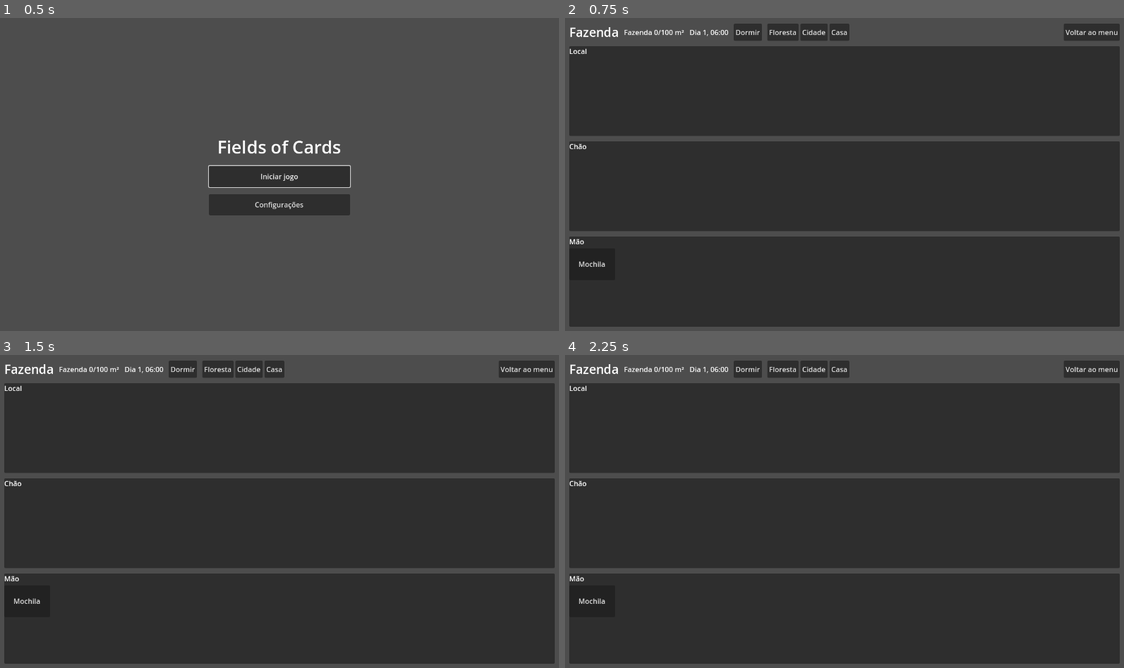
Above: before the commit, frames 1-4 (two rows, left to right).
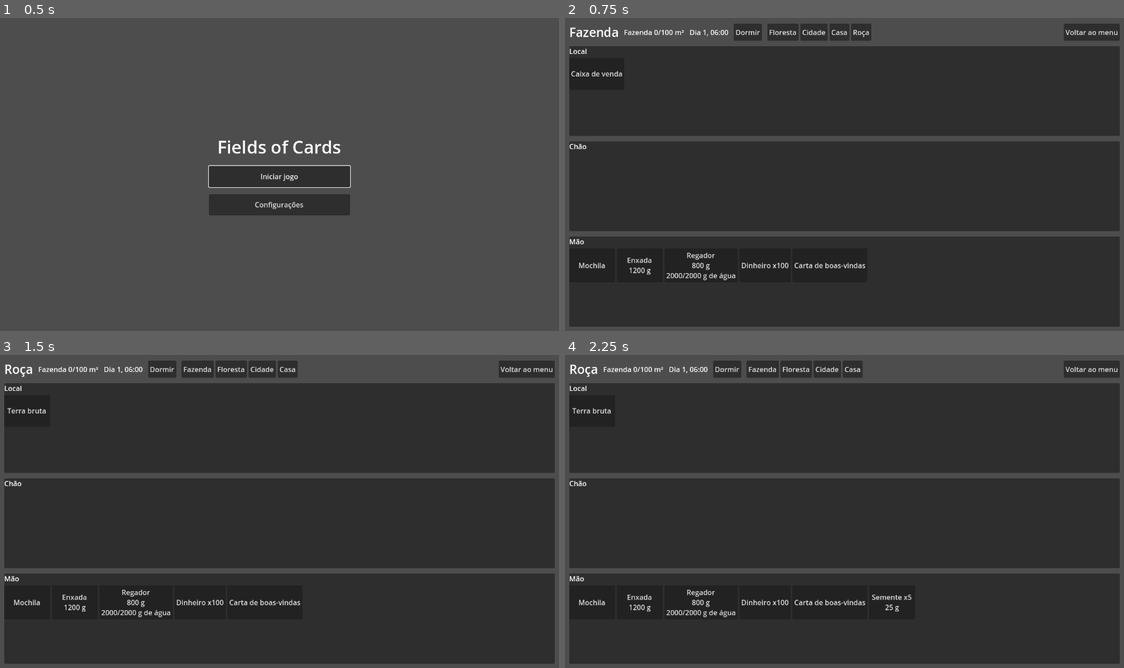
Above: after the commit, the same moments.

Repository: witoreel/fields-of-cards
Game: Godot game, scene res://ui/main_menu.tscn
Two runs of this game, one before a commit and one after it. Both use one fixed random seed, a clock stepped at 60 frames per second and the inputs below.
Inputs (mouse positions are in pixels of both pictures, inside the frame that each line leads up to):
- Up to frame 1 (0.5 s): no input
- Up to frame 2 (0.75 s): click "Iniciar jogo" at 0.5 s
- Up to frame 3 (1.5 s): click (296, 370) at 1.25 s, where only the run after the commit has a clickable "Roça"
- Up to frame 4 (2.25 s): click (827, 602) at 2 s, where only the run after the commit has a clickable "Carta de boas-vindas"

Frame 1 is identical in both runs. In frame 2, 0.8% of the frame differs, in the area x 1-55%, y 1-84%; in frame 3, 1.5%; in frame 4, 1.6%, in the area x 1-62%, y 1-84%.

Commit message:
Adiciona estado inicial como dado: ferramentas, dinheiro, roça danificada e carta de boas-vindas (feature 19, I1-I3)
Co-Authored-By: Claude Sonnet 5.5 <noreply@anthropic.com>

Diff:
--- /dev/null
+++ b/data/cards/carta_boas_vindas.tres
@@ -0,0 +1,11 @@
+[gd_resource type="Resource" script_class="CardDef" load_steps=2 format=3]
+
+[ext_resource type="Script" path="res://src/core/card_def.gd" id="1"]
+
+[resource]
+script = ExtResource("1")
+id = &"carta_boas_vindas"
+display_name = "Carta de boas-vindas"
+props = PackedStringArray("mail", "movable")
+weight = 0
+extra = {}
--- /dev/null
+++ b/data/initial_state.json
@@ -0,0 +1,17 @@
+{
+	"hand": [
+		{"id": "mochila"},
+		{"id": "enxada", "state": {"status": ["enferrujada"]}},
+		{"id": "regador", "state": {"status": ["furado"]}},
+		{"id": "dinheiro", "n": 100},
+		{"id": "carta_boas_vindas", "state": {"attachments": [{"id": "semente", "n": 5}]}}
+	],
+	"locations": {
+		"fazenda": [{"id": "caixa_venda"}],
+		"floresta": [{"id": "arvore"}]
+	},
+	"new_locations": [
+		{"id": "roca", "name": "Roça", "parent": "fazenda", "damaged": true,
+		 "cards": [{"id": "terra_bruta"}]}
+	]
+}
--- a/src/core/game_state.gd
+++ b/src/core/game_state.gd
@@ -112,15 +112,49 @@
 		_check_bankruptcy())
 
 
-static func new_game(seed_value: int = 0) -> GameState:
+const INITIAL_STATE_PATH := "res://data/initial_state.json"
+
+
+## Jogo novo. Com `initial` (padrão), aplica o estado inicial de
+## data/initial_state.json (I1-I3). Sem ele, só a mochila na mão.
+static func new_game(seed_value: int = 0, initial: bool = true) -> GameState:
 	var s := GameState.new()
 	s.rng.seed = seed_value if seed_value != 0 else int(Time.get_unix_time_from_system())
 	for id in LOCATION_NAMES:
 		s.cards[String(id)] = []
 		s.stages[String(id)] = []
 	# A carta da mochila fica na mão (AR3, AR7).
-	s.hand.append(s.new_card(&"mochila"))
+	if initial:
+		s._apply_initial_state()
+	else:
+		s.hand.append(s.new_card(&"mochila"))
 	return s
+
+
+## Estado inicial, lido de dados (I1, I2, I3).
+func _apply_initial_state() -> void:
+	var data = JSON.parse_string(FileAccess.get_file_as_string(INITIAL_STATE_PATH))
+	if not (data is Dictionary):
+		push_error("estado inicial ilegível: " + INITIAL_STATE_PATH)
+		hand.append(new_card(&"mochila"))
+		return
+	for entry in data.get("new_locations", []):
+		add_location(StringName(entry["id"]), entry["name"], StringName(entry["parent"]),
+			{"damaged": entry.get("damaged", false)})
+		_fill(cards[entry["id"]], entry.get("cards", []))
+	_fill(hand, data.get("hand", []))
+	for loc in data.get("locations", {}):
+		_fill(cards[loc], data["locations"][loc])
+
+
+func _fill(list: Array, entries: Array) -> void:
+	for e in entries:
+		var c := new_card(StringName(e["id"]), int(e.get("n", 1)))
+		if e.has("state"):
+			c["state"] = e["state"].duplicate(true)
+		if catalog.get_def(StringName(e["id"])).props.has("storage"):
+			storages[str(c["uid"])] = []
+		list.append(c)
 
 
 # --- Locais ---------------------------------------------------------------
@@ -146,10 +180,13 @@
 
 
 ## Cria um local dentro de outro: veículo (L8) ou construído com nome (L6).
-func add_location(id: StringName, display_name: String, parent: StringName) -> bool:
+func add_location(id: StringName, display_name: String, parent: StringName, extra: Dictionary = {}) -> bool:
 	if has_location(id) or not has_location(parent):
 		return false
-	extra_locations[String(id)] = {"name": display_name, "parent": String(parent)}
+	var entry := extra.duplicate(true)
+	entry["name"] = display_name
+	entry["parent"] = String(parent)
+	extra_locations[String(id)] = entry
 	cards[String(id)] = []
 	stages[String(id)] = []
 	return true
@@ -743,9 +780,31 @@
 		open_storage_uid = int(c["uid"])
 		areas_changed.emit()
 		return true
+	if has_prop(card, &"mail"):
+		return read_letter(card)
 	if card["id"] == String(Economy.BILL):
 		return Economy.pay_bill(self, uid) # clicar na conta tenta pagá-la (D4)
 	return use_card(uid)
+
+
+## Lê uma carta de correspondência (M2): não gasta tempo, e o item anexo
+## vai para a mão (M4; o destino é uma pendência). Ler de novo não faz nada.
+func read_letter(card: Dictionary) -> bool:
+	var st: Dictionary = card.get("state", {})
+	if st.get("read", false):
+		return false
+	st["read"] = true
+	card["state"] = st
+	for att in st.get("attachments", []):
+		spawn(StringName(att["id"]), HAND, int(att.get("n", 1)))
+	st.erase("attachments")
+	areas_changed.emit()
+	return true
+
+
+## A roça ou outro local está danificado (I2)?
+func is_damaged(id: StringName) -> bool:
+	return bool(extra_locations.get(String(id), {}).get("damaged", false))
 
 
 func _close_storage_internal() -> void:
@@ -809,7 +868,7 @@
 		var e = extras[id]
 		if not (e is Dictionary) or not (e.get("name") is String) or not (e.get("parent") is String):
 			return null
-		s.extra_locations[String(id)] = {"name": e["name"], "parent": e["parent"]}
+		s.extra_locations[String(id)] = e.duplicate(true)
 	var loc := StringName(str(data.get("current_location", "")))
 	if not s.has_location(loc) or not (data.get("cards") is Dictionary):
 		return null
--- a/tests/check_areas.gd
+++ b/tests/check_areas.gd
@@ -5,7 +5,7 @@
 
 func _initialize() -> void:
 	label = "Verificações de áreas"
-	var s := GameState.new_game(1)
+	var s := GameState.new_game(1, false)
 
 	# US-20.1 / 20.10: cinco áreas; a mão começa com a carta da mochila
 	_check(GameState.AREAS.size() == 5, "cinco áreas")
--- a/tests/check_cards.gd
+++ b/tests/check_cards.gd
@@ -5,7 +5,7 @@
 
 func _initialize() -> void:
 	label = "Verificações de cartas"
-	var s := GameState.new_game(1)
+	var s := GameState.new_game(1, false)
 	var stacked_events := [0]
 	s.stacked.connect(func(_u: int) -> void: stacked_events[0] += 1)
 
--- a/tests/check_clock.gd
+++ b/tests/check_clock.gd
@@ -5,7 +5,7 @@
 
 func _initialize() -> void:
 	label = "Verificações do relógio"
-	var s := GameState.new_game(1)
+	var s := GameState.new_game(1, false)
 	var woke := []
 	var ended := []
 	var events := []
--- a/tests/check_debt.gd
+++ b/tests/check_debt.gd
@@ -5,7 +5,7 @@
 
 func _initialize() -> void:
 	label = "Verificações de dívida e falência"
-	var s := GameState.new_game(1)
+	var s := GameState.new_game(1, false)
 	var overs := []
 	s.game_over.connect(func(r: String) -> void: overs.append(r))
 
@@ -50,7 +50,7 @@
 	_check(r.minutes == s.minutes, "jogo carregado continua encerrado")
 
 	# Falência declarada diretamente (gatilho futuro)
-	var s2 := GameState.new_game(2)
+	var s2 := GameState.new_game(2, false)
 	s2.declare_bankruptcy("teste")
 	_check(s2.is_game_over, "declare_bankruptcy encerra")
 	_finish()
--- a/tests/check_economy.gd
+++ b/tests/check_economy.gd
@@ -5,7 +5,7 @@
 
 func _initialize() -> void:
 	label = "Verificações da economia"
-	var s := GameState.new_game(1)
+	var s := GameState.new_game(1, false)
 
 	# US-7.6: dinheiro é carta, sem peso
 	var cash := s.spawn(&"dinheiro", GameState.HAND, 100)
--- a/tests/check_farm_area.gd
+++ b/tests/check_farm_area.gd
@@ -5,7 +5,7 @@
 
 func _initialize() -> void:
 	label = "Verificações da área da fazenda"
-	var s := GameState.new_game(1)
+	var s := GameState.new_game(1, false)
 	s.farm_area_limit = 10
 
 	# US-6.2: terra bruta não ocupa m² e não se esgota
--- a/tests/check_game_state.gd
+++ b/tests/check_game_state.gd
@@ -16,7 +16,7 @@
 	_check(not SaveGame.exists(path), "sem arquivo, sem save")
 
 	# Estado e ordem das cartas (SV1, Z3)
-	var s := GameState.new_game(42)
+	var s := GameState.new_game(42, false)
 	_check(s.current_location == &"fazenda", "começa na fazenda")
 	s.cards_at(&"fazenda").append({"id": "enxada", "n": 1})
 	s.cards_at(&"fazenda").append({"id": "regador", "n": 1})
--- /dev/null
+++ b/tests/check_initial.gd
@@ -0,0 +1,57 @@
+extends CheckBase
+## Feature 19: estado inicial (I1, I2, I3).
+## godot --headless --path . -s tests/check_initial.gd
+
+
+func _ids(list: Array) -> Array:
+	return list.map(func(c: Dictionary) -> String: return c["id"])
+
+
+func _initialize() -> void:
+	label = "Verificações do estado inicial"
+	var s := GameState.new_game(7)
+
+	# US-19.1 / I1: enxada enferrujada, regador furado, algum dinheiro
+	_check(_ids(s.hand).has("enxada") and _ids(s.hand).has("regador"), "enxada e regador na mão")
+	var hoe: Dictionary = s.hand.filter(func(c: Dictionary) -> bool: return c["id"] == "enxada")[0]
+	var pot: Dictionary = s.hand.filter(func(c: Dictionary) -> bool: return c["id"] == "regador")[0]
+	_check(hoe["state"]["status"] == ["enferrujada"], "enxada enferrujada")
+	_check(pot["state"]["status"] == ["furado"], "regador furado")
+	_check(s.money() > 0, "começa com dinheiro (%d)" % s.money())
+	_check(s.def_of(s.hand[0]).id == &"mochila", "a mochila é a primeira carta da mão")
+	_check(s.current_location == &"fazenda" and s.minutes == 360, "fazenda, 06:00")
+
+	# I2: a roça inicial existe, na fazenda, danificada
+	_check(s.has_location(&"roca") and s.parent_of(&"roca") == &"fazenda", "roça na fazenda")
+	_check(s.is_damaged(&"roca"), "roça danificada")
+	_check(s.cards_at(&"roca").any(func(c: Dictionary) -> bool: return c["id"] == "terra_bruta"), "terra bruta para arar")
+	_check(s.cards_at(&"fazenda").any(func(c: Dictionary) -> bool: return c["id"] == "caixa_venda"), "caixa de venda na fazenda")
+
+	# I3: carta de boas-vindas com sementes anexas; ler não gasta tempo
+	var letter: Dictionary = s.hand.filter(func(c: Dictionary) -> bool: return c["id"] == "carta_boas_vindas")[0]
+	_check(not _ids(s.hand).has("semente"), "sementes ainda não estão na mão")
+	var t := s.minutes
+	_check(s.select_card(letter["uid"]), "ler a carta")
+	_check(_ids(s.hand).has("semente") and s.minutes == t, "sementes anexas, sem gastar tempo (M2)")
+	_check(not s.select_card(letter["uid"]), "ler de novo não dá mais sementes")
+	var seeds: Dictionary = s.hand.filter(func(c: Dictionary) -> bool: return c["id"] == "semente")[0]
+	_check(seeds["n"] == 5, "5 sementes")
+
+	# O começo é jogável: arar na roça, semear, regar (volume cheio), dormir, colher
+	s.travel_to(&"roca")
+	var soil: Dictionary = s.cards_at(&"roca")[0]
+	_check(s.apply_recipe(hoe["uid"], soil["uid"]), "arar na roça")
+	var plowed: Dictionary = s.cards_at(&"roca").filter(func(c: Dictionary) -> bool: return c["id"] == "terra_arada")[0]
+	_check(s.apply_recipe(seeds["uid"], plowed["uid"]), "semear")
+	var sown: Dictionary = s.cards_at(&"roca").filter(func(c: Dictionary) -> bool: return c["id"] == "terra_semeada")[0]
+	_check(s.apply_recipe(pot["uid"], sown["uid"]), "regar")
+	s.sleep()
+	_check(sown["id"] == "terra_broto", "cresceu durante a noite")
+
+	# Ida e volta pelo save mantém o estado inicial alterado
+	var r := GameState.from_dict(JSON.parse_string(JSON.stringify(s.to_dict())))
+	_check(r.is_damaged(&"roca") and r.has_location(&"roca"), "roça danificada sobrevive ao save")
+
+	# Jogo em branco continua disponível para testes
+	_check(GameState.new_game(1, false).hand.size() == 1, "new_game sem estado inicial só tem a mochila")
+	_finish()
--- a/tests/check_locations.gd
+++ b/tests/check_locations.gd
@@ -5,7 +5,7 @@
 
 func _initialize() -> void:
 	label = "Verificações de locais"
-	var s := GameState.new_game(1)
+	var s := GameState.new_game(1, false)
 
 	# US-4.3: locais iniciais
 	for id in [&"fazenda", &"floresta", &"cidade", &"casa", &"ferragem", &"feira"]:
--- a/tests/check_recipes.gd
+++ b/tests/check_recipes.gd
@@ -13,7 +13,7 @@
 
 func _initialize() -> void:
 	label = "Verificações de receitas"
-	var s := GameState.new_game(1)
+	var s := GameState.new_game(1, false)
 
 	# US-1.4: receitas e cartas vêm de dados
 	_check(s.recipes.recipes.size() >= 8, "receitas carregadas de data/recipes")
--- a/tests/check_weight.gd
+++ b/tests/check_weight.gd
@@ -5,7 +5,7 @@
 
 func _initialize() -> void:
 	label = "Verificações de peso"
-	var s := GameState.new_game(1)
+	var s := GameState.new_game(1, false)
 
 	# US-5.1: peso unitário × quantidade; dinheiro e locais sem peso
 	var seeds := s.spawn(&"semente", GameState.LOCATION, 10)
Not shown, added: tests/check_initial.gd.uid
